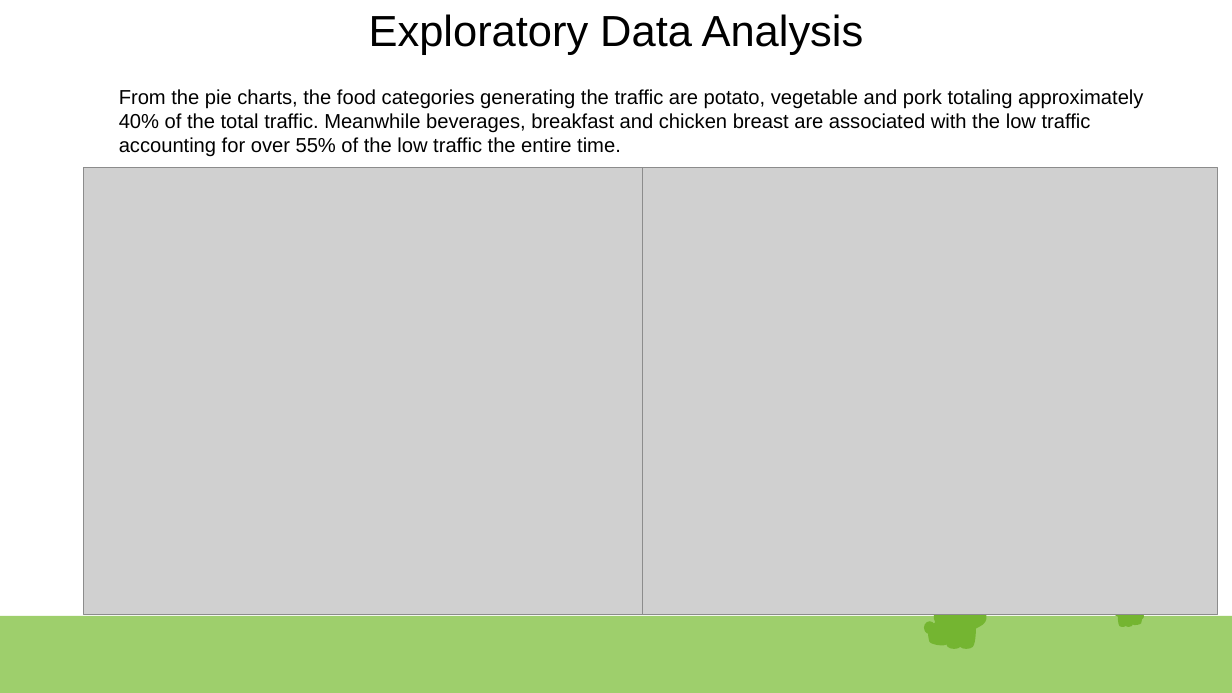
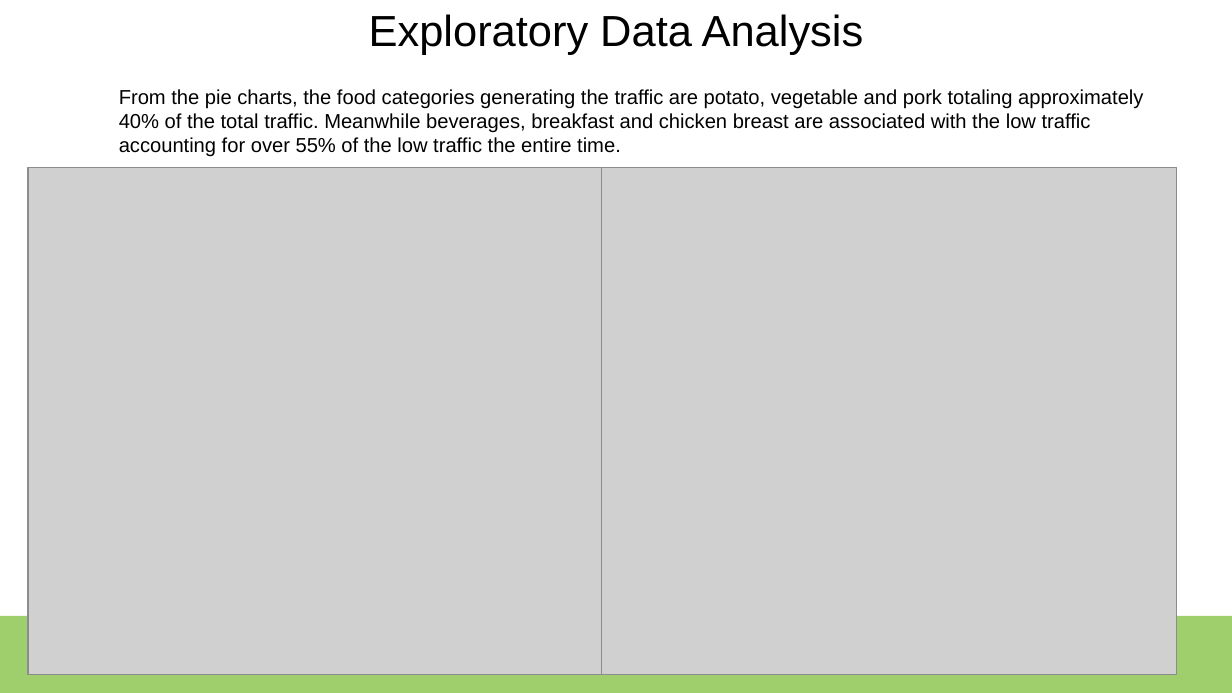
Before and after one commit to MLHermit/Datacamp-Data-Scientist-Professional-Certification, a slide deck: slide 7 of datacamp presentation.odp. Drawn at 1232x693 pixels with LibreOffice and Linux fonts; fonts in the diff are those of the drawing; grey boxes stand for pictures. Boxes give left, top, right and bottom in pixels: in the first picture for what was removed or moved away, otherwise in the second. Text is boxed around its words. In the diff, an @@ line names an element or a change of style, - is before the commit and + after.

```diff
--- a/datacamp presentation.odp
+++ b/datacamp presentation.odp
@@ picture: place and size @@
-picture at (84, 168, 643, 615)
+picture at (28, 168, 601, 675)
@@ picture: place and size @@
-picture at (643, 168, 1219, 615)
+picture at (601, 168, 1177, 675)
@@ group removed at (925, 585, 987, 650): 13 freeform shapes @@
@@ group removed at (1113, 595, 1144, 627): 12 freeform shapes @@
```
Also in this commit, not shown: 8 other slides changed, 1 other file.
